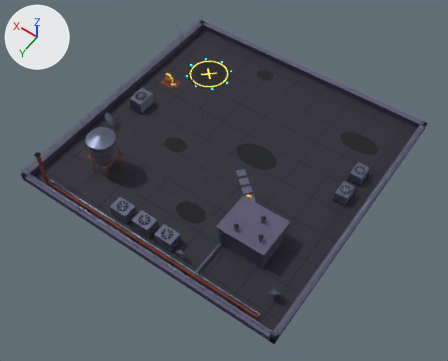
One commit to the glTF model public/models/rooftop.glb: the scene before it, then after it.
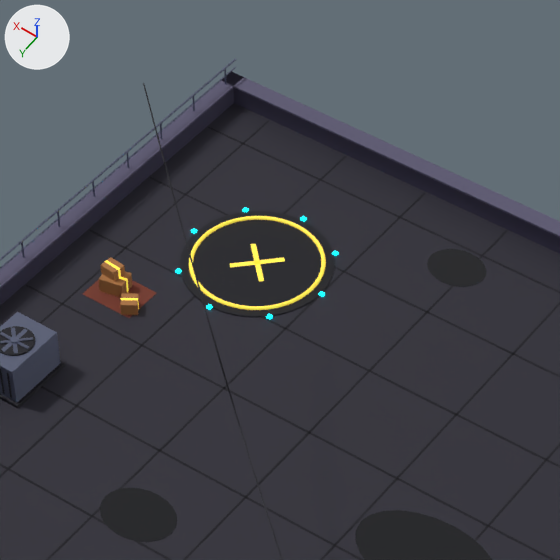
The first picture shows the older version from a 50 mm camera at (-39.9, 57.8, 82.2) aimed at (-3.3, 6.6, 1.8). The close-ups show the older and then the newer version on the part from 31% to 66% of the width and 0% to 44% of the height of that picture. Only the edits that show in the close-ups are written down. Lighting does not change. The marker at upper left points along +X, +Y and +Z. Where no turn or scale is listed for an object, it has been applied to the vertices. Vertices at exactly the same position are counted once.

Script lines for the objects in view, before the commit:
```python
ob_roof_dark = bpy.data.objects.new('roof_dark', me_cube_048)
ob_roof_dark.location = (-1.56, 2.75, 7.52)
ob_roof_kraft = bpy.data.objects.new('roof_kraft', me_cube_127)
ob_roof_kraft.location = (5.5, -0.22, 0.85)
ob_roof_metal = bpy.data.objects.new('roof_metal', me_cube_047)
ob_roof_metal.location = (0.0, 0.0, 4.35)
ob_roof_neon_cyan = bpy.data.objects.new('roof_neon_cyan', me_cube_038)
ob_roof_neon_cyan.location = (1.11, -1.11, 2.27)
ob_roof_paint = bpy.data.objects.new('roof_paint', me_cube_117)
ob_roof_paint.location = (1.95, -2.03, 0.81)
ob_roof_rust = bpy.data.objects.new('roof_rust', me_cylinder_067)
ob_roof_rust.location = (0.15, 7.25, 3.75)
ob_roof_tape = bpy.data.objects.new('roof_tape', me_cube_128)
ob_roof_tape.location = (5.54, -0.24, 0.85)
# also in view: 'roof_floor' at (0.0, 0.0, 0.1); 'roof_joint' at (0.0, 0.0, 0.1); 'roof_puddle' at (-4.8, -2.8, 0.1); 'roof_cap' at (0.0, 0.0, 3.0); 'roof_concrete' at (0.0, 0.0, 2.2)
```
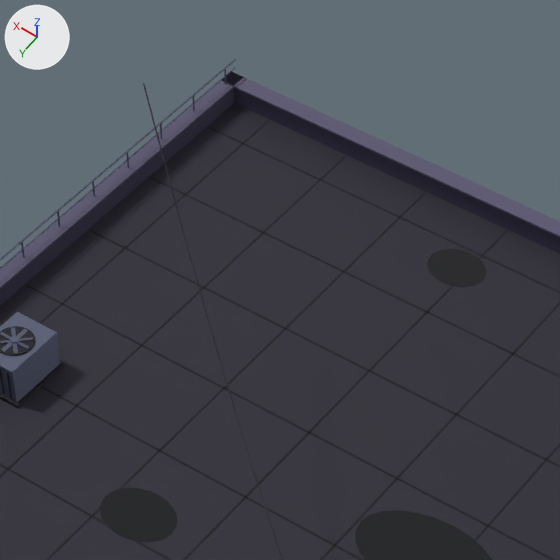
Where the newer file only moved an object's origin or applied its transform, the numbers keep the older frame.

Where the change shows, as pixel boxes (x1, y1, x2, y2) in the close-ups (560 x 560 px):
```json
{"object": "roof_dark", "change": "reshaped", "before": [0, 83, 335, 560], "after": [0, 83, 283, 560]}
{"object": "roof_paint", "change": "reshaped", "before": [189, 216, 326, 310], "on screen": "not visible afterwards"}
{"object": "roof_kraft", "change": "deleted", "before": [99, 257, 139, 315], "on screen": "brown"}
{"object": "roof_rust", "change": "reshaped", "before": [83, 279, 156, 318], "on screen": "not visible afterwards"}
{"object": "roof_neon_cyan", "change": "reshaped", "before": [175, 207, 339, 319], "on screen": "not visible afterwards"}
{"object": "roof_tape", "change": "deleted", "before": [104, 260, 139, 310]}
{"part": 1, "of": "me_cube_048", "change": "deleted", "before": [180, 211, 335, 317], "on screen": "black"}
{"part": 3, "of": "me_cube_117", "change": "deleted", "before": [189, 216, 326, 310]}
{"part": 4, "of": "me_cube_117", "change": "deleted", "before": [230, 257, 285, 268]}
{"part": 5, "of": "me_cube_117", "change": "deleted", "before": [250, 244, 264, 282]}
```

Edits to the scene script, one JSON object a line:
```json
{"block": "me_cube_048", "where": "# used by ob_roof_dark; location = (-1.56, 2.75, 7.52)"}
{"op": "remove", "block": "me_cube_048", "code": "me_cube_048.from_pydata(...)  # 1113 vertices, 2088 faces; spans x -23.1..23.1, y -20.9..20.9, z -7.5..7.5"}
{"op": "add", "block": "me_cube_048", "code": "me_cube_048.from_pydata(...)  # 1034 vertices, 1932 faces; spans x -23.1..23.1, y -16.8..21.0, z -7.5..7.5"}
{"block": "me_cube_048", "change": "me_cube_048 part 1: the loose piece of 80 vertices spanning x 12.4..20.8, y -20.9..-12.6, z -7.4 is deleted"}
{"block": "me_cube_048", "change": "other edits to the shape of me_cube_048 do not show in these pictures"}
{"block": "me_cube_038", "where": "# used by ob_roof_neon_cyan; location = (1.11, -1.11, 2.27)"}
{"op": "remove", "block": "me_cube_038", "code": "me_cube_038.from_pydata(...)  # 80 vertices, 120 faces; spans x -18.3..18.3, y -17.3..17.3, z -2.1..2.1"}
{"op": "add", "block": "me_cube_038", "code": "me_cube_038.from_pydata(...)  # 16 vertices, 24 faces; spans x -18.3..-9.8, y 10.2..17.3, z 2.0..2.1"}
{"block": "me_cube_038", "change": "me_cube_038 part 2: 8 loose pieces with 64 vertices, spanning x 9.5..18.3, y -17.3..-8.5, z -2.1..-2.0, are deleted"}
{"block": "me_cube_117", "where": "# used by ob_roof_paint; location = (1.95, -2.03, 0.81)"}
{"op": "remove", "block": "me_cube_117", "code": "me_cube_117.from_pydata(...)  # 1018 vertices, 2016 faces; spans x -18.3..16.8, y -15.7..12.0, z -0.7..0.7"}
{"op": "add", "block": "me_cube_117", "code": "me_cube_117.from_pydata(...)  # 426 vertices, 840 faces; spans x -18.3..-16.1, y 12.0, z 0.1..0.7"}
{"block": "me_cube_117", "change": "me_cube_117 part 3: the loose piece of 576 vertices spanning x 9.3..16.8, y -15.7..-8.3, z -0.7..-0.5 is deleted"}
{"block": "me_cube_117", "change": "me_cube_117 part 4: the loose piece of 8 vertices spanning x 11.9..14.2, y -13.1..-10.8, z -0.6 is deleted"}
{"block": "me_cube_117", "change": "me_cube_117 part 5: the loose piece of 8 vertices spanning x 11.9..14.2, y -13.1..-10.8, z -0.6 is deleted"}
{"block": "me_cube_117", "change": "other edits to the shape of me_cube_117 do not show in these pictures"}
{"block": "me_cylinder_067", "where": "# used by ob_roof_rust; location = (0.15, 7.25, 3.75)"}
{"op": "remove", "block": "me_cylinder_067", "code": "me_cylinder_067.from_pydata(...)  # 328 vertices, 604 faces; spans x -21.1..21.1, y -16.2..16.2, z -3.7..3.7"}
{"op": "add", "block": "me_cylinder_067", "code": "me_cylinder_067.from_pydata(...)  # 320 vertices, 592 faces; spans x -21.1..21.1, y 5.4..16.2, z -3.7..3.7"}
{"block": "me_cylinder_067", "change": "me_cylinder_067 part 6: the loose piece of 8 vertices spanning x 17.9..21.0, y -16.2..-13.9, z -3.7..-3.6 is deleted"}
{"op": "remove", "block": "ob_roof_kraft", "code": ["ob_roof_kraft = bpy.data.objects.new('roof_kraft', me_cube_127)", "ob_roof_kraft.location = (5.5, -0.22, 0.85)"]}
{"op": "remove", "block": "ob_roof_tape", "code": ["ob_roof_tape = bpy.data.objects.new('roof_tape', me_cube_128)", "ob_roof_tape.location = (5.54, -0.24, 0.85)"]}
```
